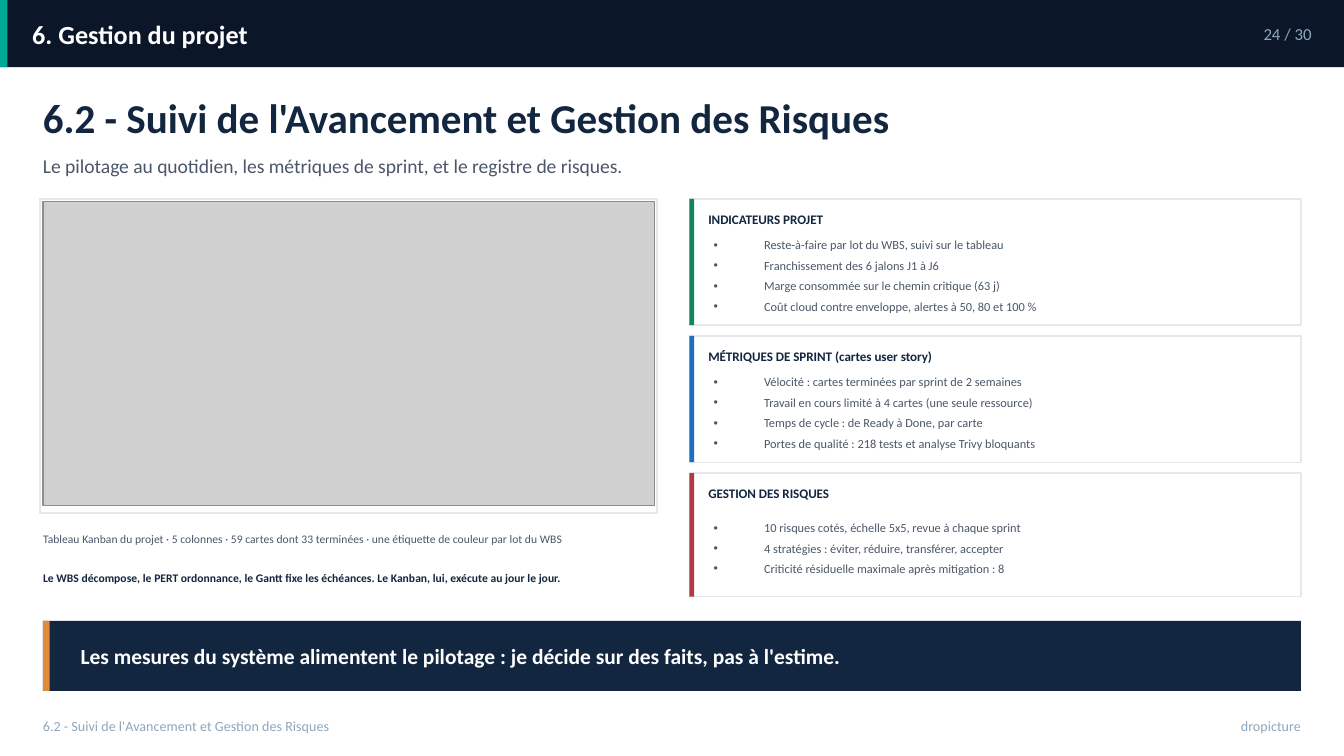
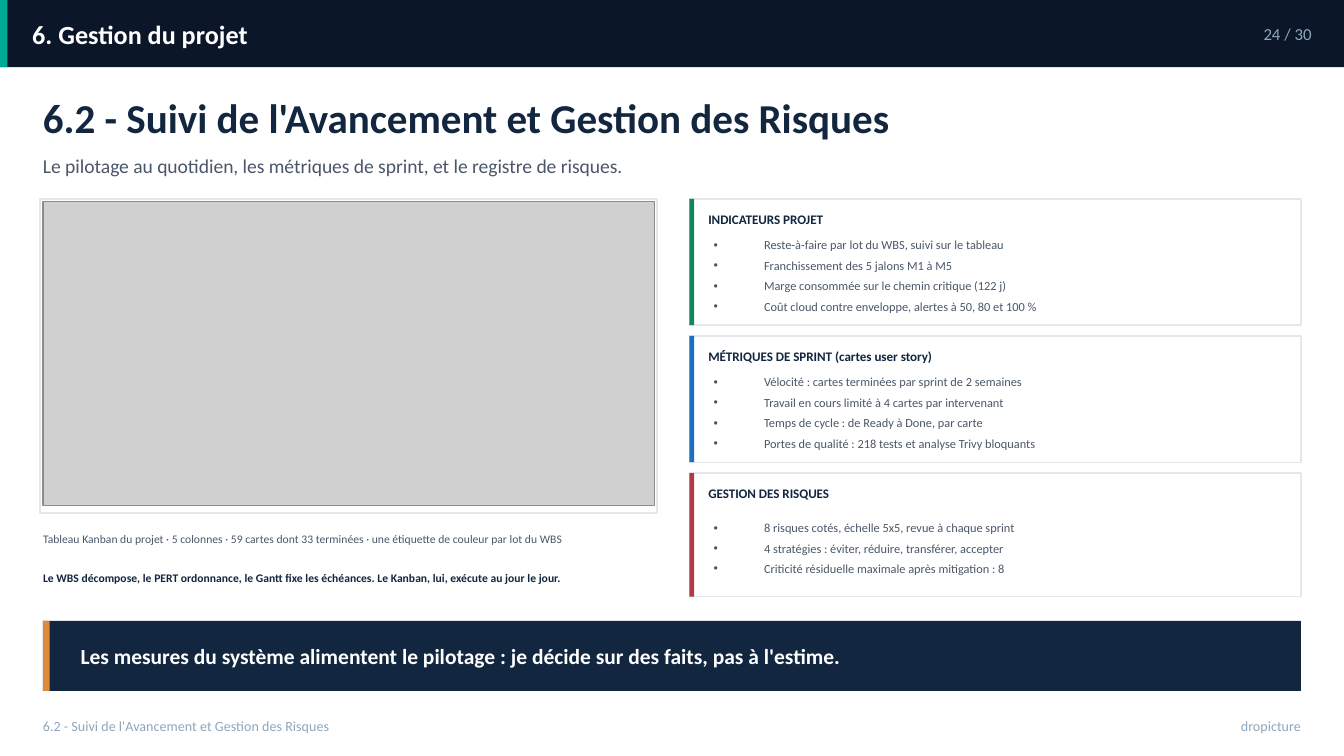
Before and after one commit to redjem-amir/dropicture, a slide deck: slide 24 of docs/Soutenance - Amir Redjem.pptx. Drawn at 1344x756 pixels with LibreOffice and Linux fonts; fonts in the diff are those of the drawing; grey boxes stand for pictures. Boxes give left, top, right and bottom in pixels: in the first picture for what was removed or moved away, otherwise in the second. Text is boxed around its words. In the diff, an @@ line names an element or a change of style, - is before the commit and + after.

```diff
--- a/docs/Soutenance - Amir Redjem.pptx
+++ b/docs/Soutenance - Amir Redjem.pptx
@@ text at <box>764,261,1006,292</box>: text changed @@
-• Franchissement des 6 jalons J1 à J6
-• Marge consommée sur le chemin critique (63 j)
+• Franchissement des 5 jalons M1 à M5
+• Marge consommée sur le chemin critique (122 j)
@@ text at <box>764,398,1003,409</box>: text changed @@
-• Travail en cours limité à 4 cartes (une seule ressource)
+• Travail en cours limité à 4 cartes par intervenant
@@ text at <box>764,523,1014,534</box>: text changed @@
-• 10 risques cotés, échelle 5x5, revue à chaque sprint
+• 8 risques cotés, échelle 5x5, revue à chaque sprint
```
Also in this commit, not shown: 5 other slides changed, 7 other files.
